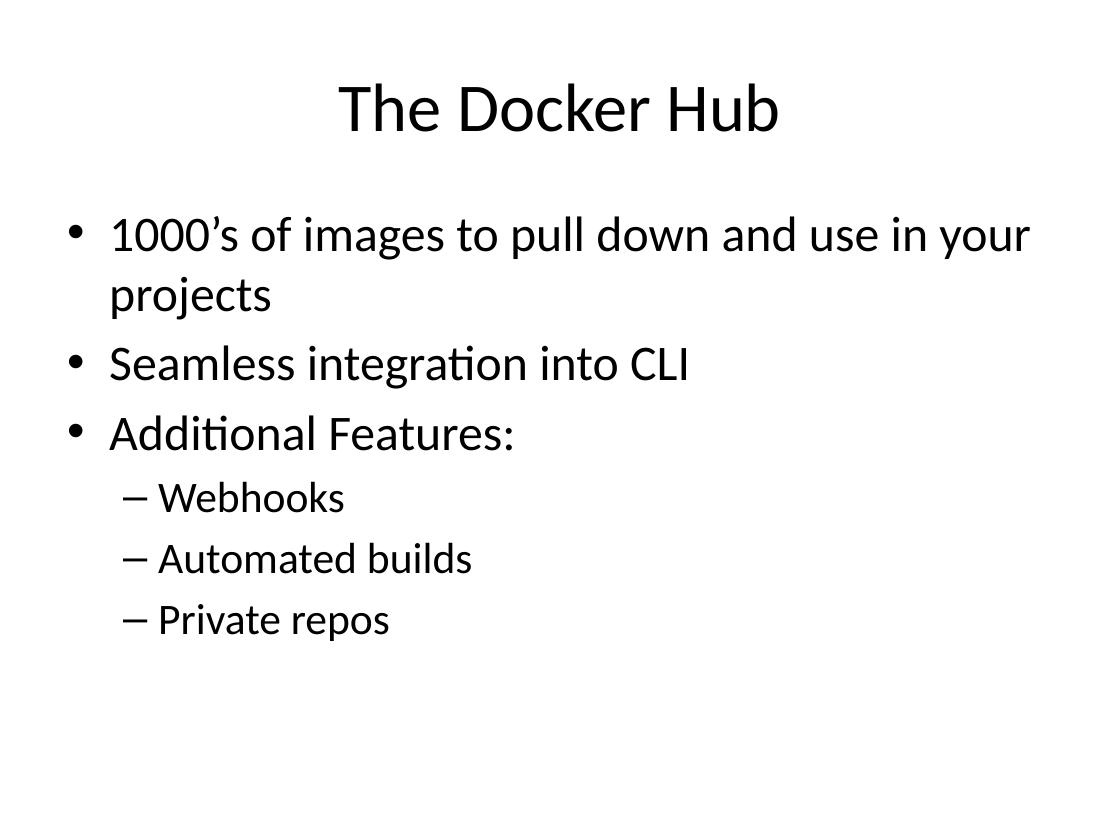
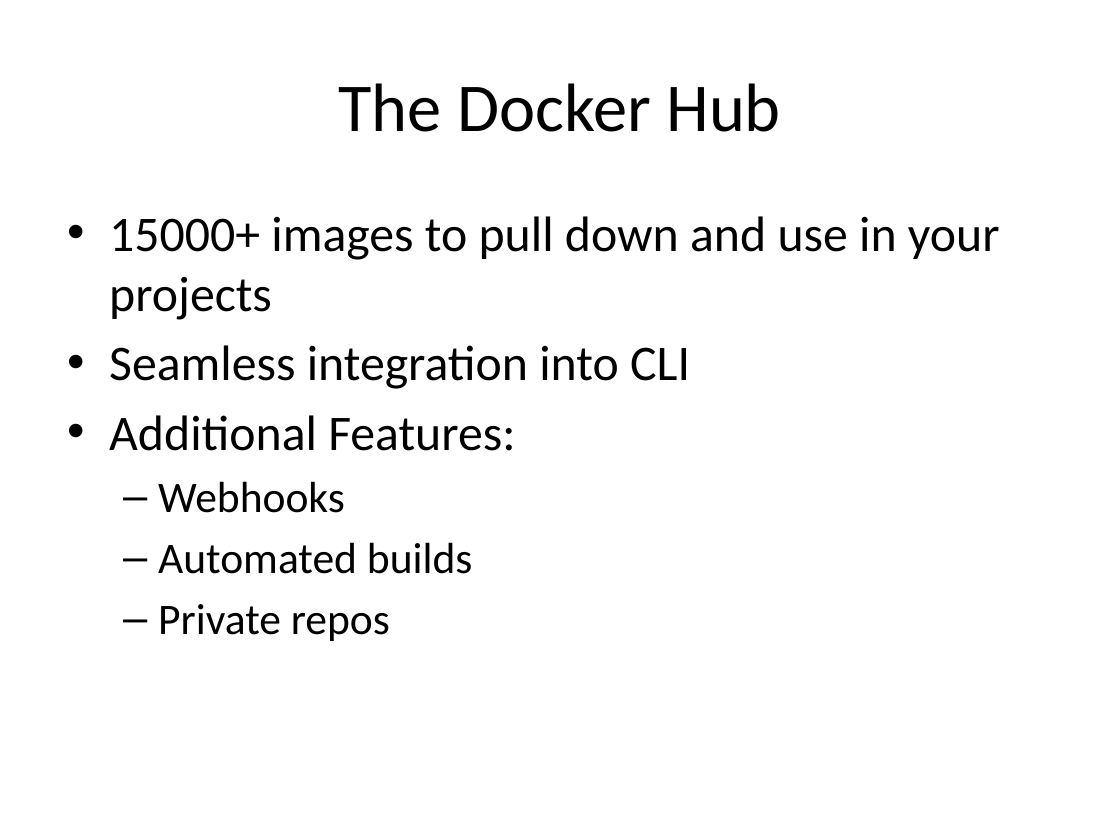
Before and after one commit to wrasdf/ddd-workshop, a slide deck: slide 4 of day-2/ddd-2.pptx. Drawn at 1120x840 pixels with LibreOffice and Linux fonts; fonts in the diff are those of the drawing. Boxes give left, top, right and bottom in pixels: in the first picture for what was removed or moved away, otherwise in the second. Text is boxed around its words. In the diff, an @@ line names an element or a change of style, - is before the commit and + after.

```diff
--- a/day-2/ddd-2.pptx
+++ b/day-2/ddd-2.pptx
@@ text at box(109, 216, 1000, 320): text changed @@
-• 1000’s of images to pull down and use in your projects
+• 15000+ images to pull down and use in your projects
```
Also in this commit, not shown: 4 other slides changed, 1 slide removed, 5 other files.
